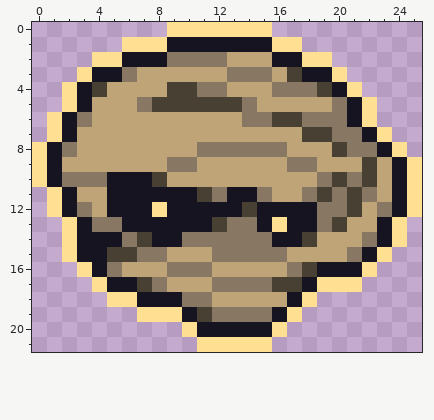
Two versions of one pixel-art sprite, assets/preload/images/credits/irondog.png. That is the earlier state.
The file is 130x110 pixels, drawn in blocks of 5x5; one block is one cell here.
New version:
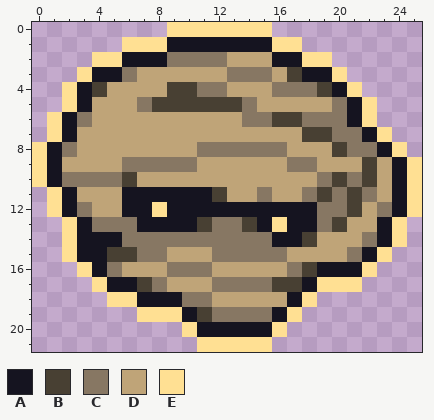
Palette (. is transparent): A #151420  B #484033  C #877763  D #bfa478  E #ffe093
What changed:
{"y":9,"x":6,"old":"DDD","new":"CCC"}
{"y":10,"x":5,"old":"AAAB","new":"CBDD"}
{"y":11,"x":5,"old":"A","new":"D"}
{"y":11,"x":11,"old":"BCAA","new":"ABDD"}
{"y":12,"x":5,"old":"A","new":"D"}
{"y":12,"x":14,"old":"B","new":"A"}
{"y":13,"x":6,"old":"A","new":"C"}
{"y":13,"x":11,"old":"AB","new":"BC"}
{"y":13,"x":14,"old":"C","new":"B"}
{"y":14,"x":7,"old":"BAA","new":"CCC"}
